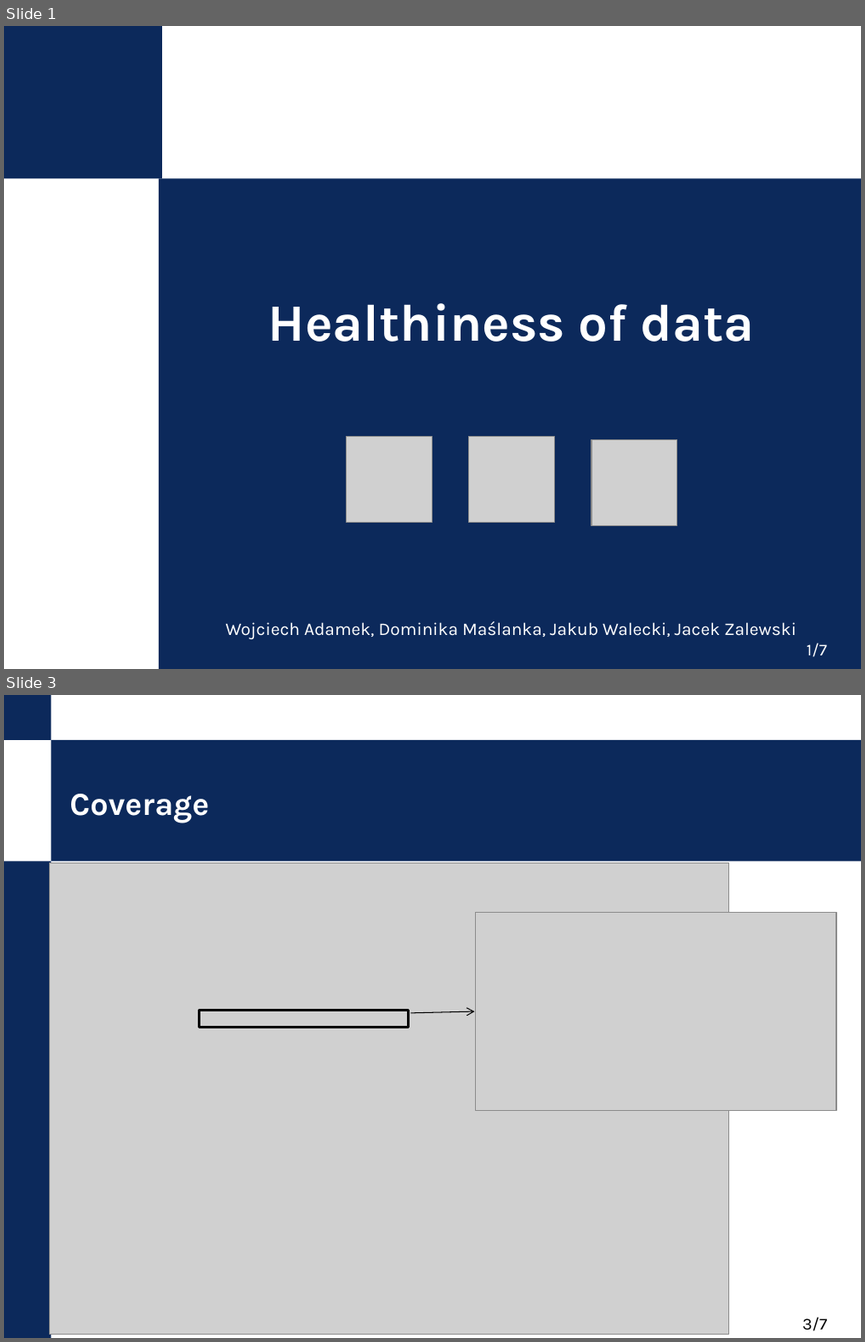
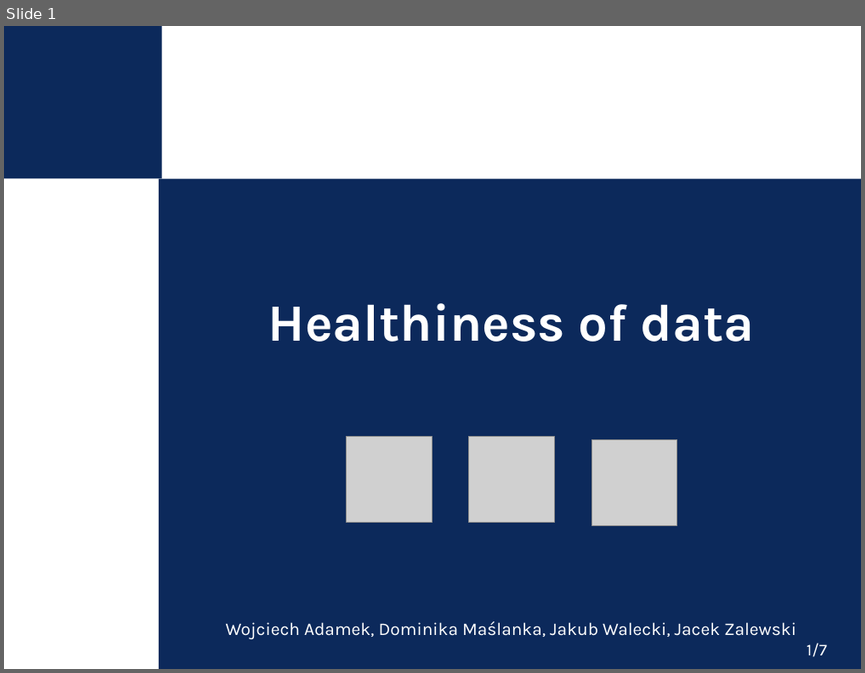
Before and after one commit to nokia-wroclaw/innovativeprojects-healthiness-of-data, a slide deck: KPZ_demo_prezentacja.pptx. Shown one above the other, each under a label of ours: slides 1 and 3 before the commit, slide 1 after it; the slides between them are not shown. The pictures are 865x1342 and 865x673 pixels, drawn with LibreOffice and Linux fonts; fonts in the diff are those of the drawing; grey boxes stand for pictures; background and template pictures are left out. Boxes give left, top, right and bottom in pixels: in the first picture for what was removed or moved away, otherwise in the second. Text is boxed around its words. In the diff, an @@ line names an element or a change of style, - is before the commit and + after.

```diff
--- a/KPZ_demo_prezentacja.pptx
+++ b/KPZ_demo_prezentacja.pptx
@@ slide 3 removed at [4,695,861,1338], background #FFFFFF @@
@@ rectangle removed at [4,695,51,740] @@
@@ rectangle removed at [51,740,861,862] @@
@@ title removed at [69,794,209,823] @@
-Coverage
@@ rectangle removed at [4,862,51,1338] @@
@@ picture removed at [49,863,728,1334] @@
@@ picture removed at [475,913,836,1111] @@
@@ rectangle removed at [200,1009,409,1027] @@
@@ arrow removed from (411, 1013) to (474, 1011) @@
@@ page number removed at [802,1316,827,1331] @@
-3/7
```
Also in this commit, not shown: 1 other slide changed, 7 slides added, 4 other slides removed.
